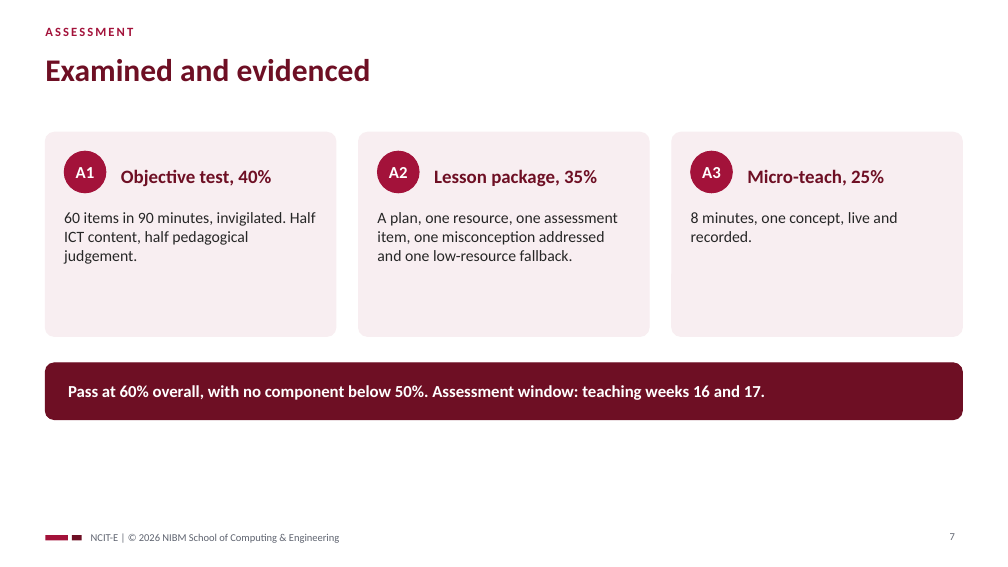
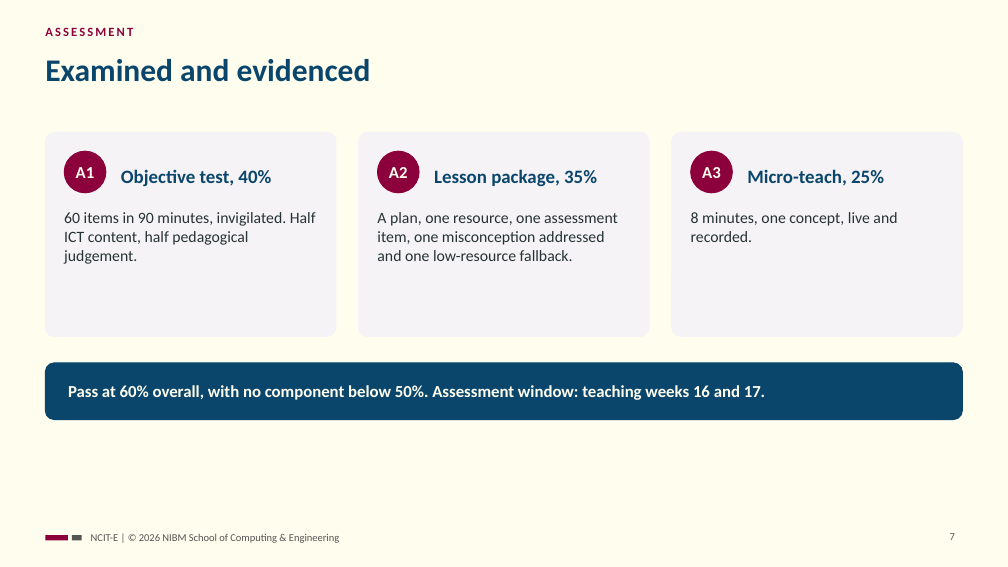
Before and after one commit to NIBM-SOCE/NCIT-E, a slide deck: slide 7 of opening/ncit-e-prelude.pptx. Drawn at 1008x567 pixels with LibreOffice and Linux fonts; fonts in the diff are those of the drawing. Boxes give left, top, right and bottom in pixels: in the first picture for what was removed or moved away, otherwise in the second. Text is boxed around its words. In the diff, an @@ line names an element or a change of style, - is before the commit and + after.

```diff
--- a/opening/ncit-e-prelude.pptx
+++ b/opening/ncit-e-prelude.pptx
@@ background #FFFFFF to #FFFDEE @@
@@ text "ASSESSMENT" at <box>45,27,133,36</box>: text colour #A3123A to #8C013C @@
@@ fill #F8EEF1 to #F5F3F5; outline #F8EEF1 1 pt to #F5F3F5 1 pt in 3 elements at <box>45,132,336,337</box>, <box>358,132,649,337</box>, <box>672,132,963,337</box> @@
@@ fill #A3123A to #8C013C; outline #A3123A 1 pt to #8C013C 1 pt in 3 elements at <box>64,151,106,193</box>, <box>377,151,419,193</box>, <box>691,151,733,193</box> @@
@@ text colour #6E0F24 to #0A466B in 4 elements at <box>45,59,371,82</box>, <box>121,169,271,186</box>, <box>434,169,597,187</box>, <box>747,169,884,186</box> @@
@@ rounded rectangle at <box>45,363,963,420</box>: fill #6E0F24 to #0A466B; outline #6E0F24 1 pt to #0A466B 1 pt @@
@@ text colour #FFFFFF to #FFFDEE in 4 elements at <box>76,167,95,178</box>, <box>389,167,408,178</box>, <box>702,167,721,178</box>, <box>68,385,765,400</box> @@
@@ rectangle at <box>45,535,68,541</box>: fill #A3123A to #8C013C @@
@@ rectangle at <box>72,535,82,541</box>: fill #6E0F24 to #545454 @@
@@ text "NCIT-E | © 2026 NIBM ..." at <box>91,534,339,543</box>: text colour #5F6470 to #545454 @@
@@ page number at <box>950,533,955,540</box>: text colour #5F6470 to #545454 @@
```
Also in this commit, not shown: 8 other slides changed, 30 other files.
